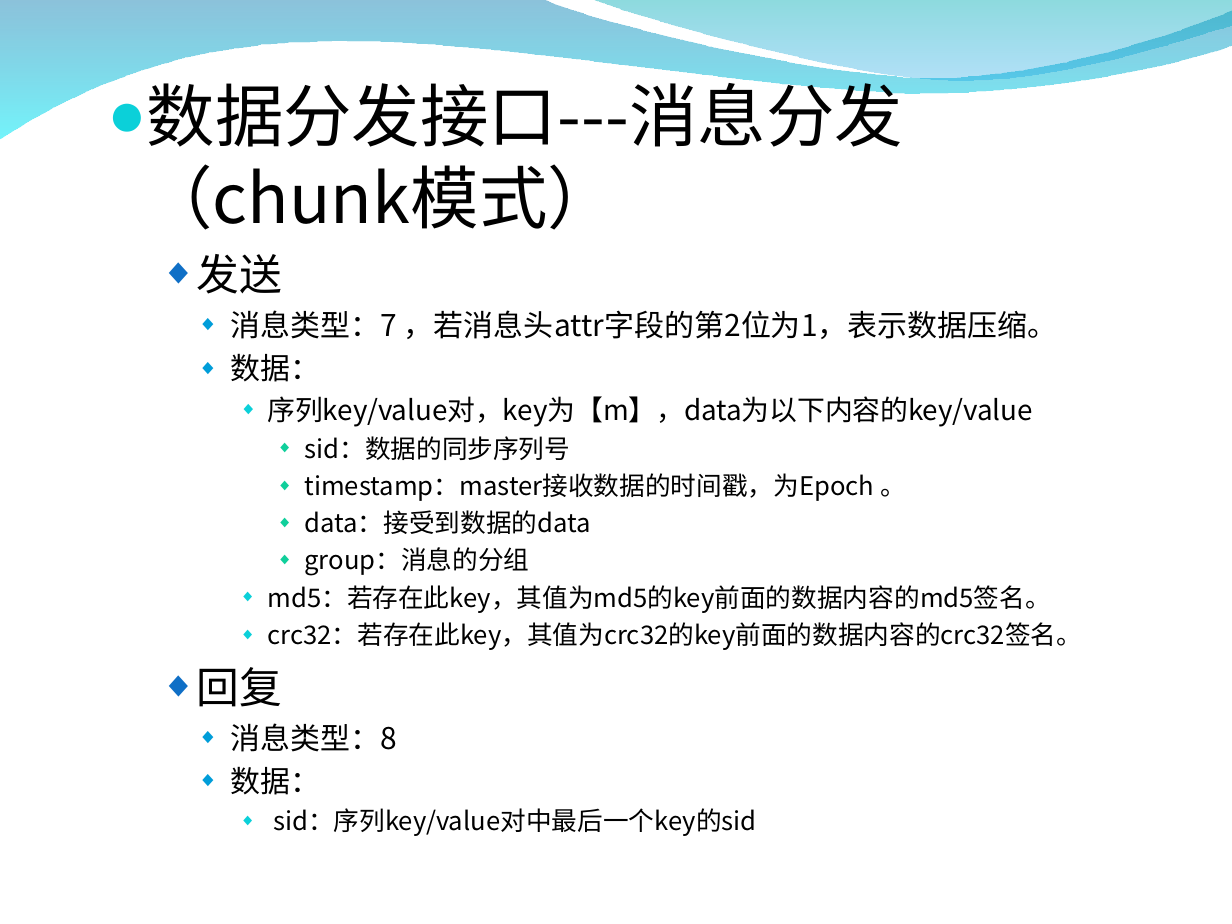
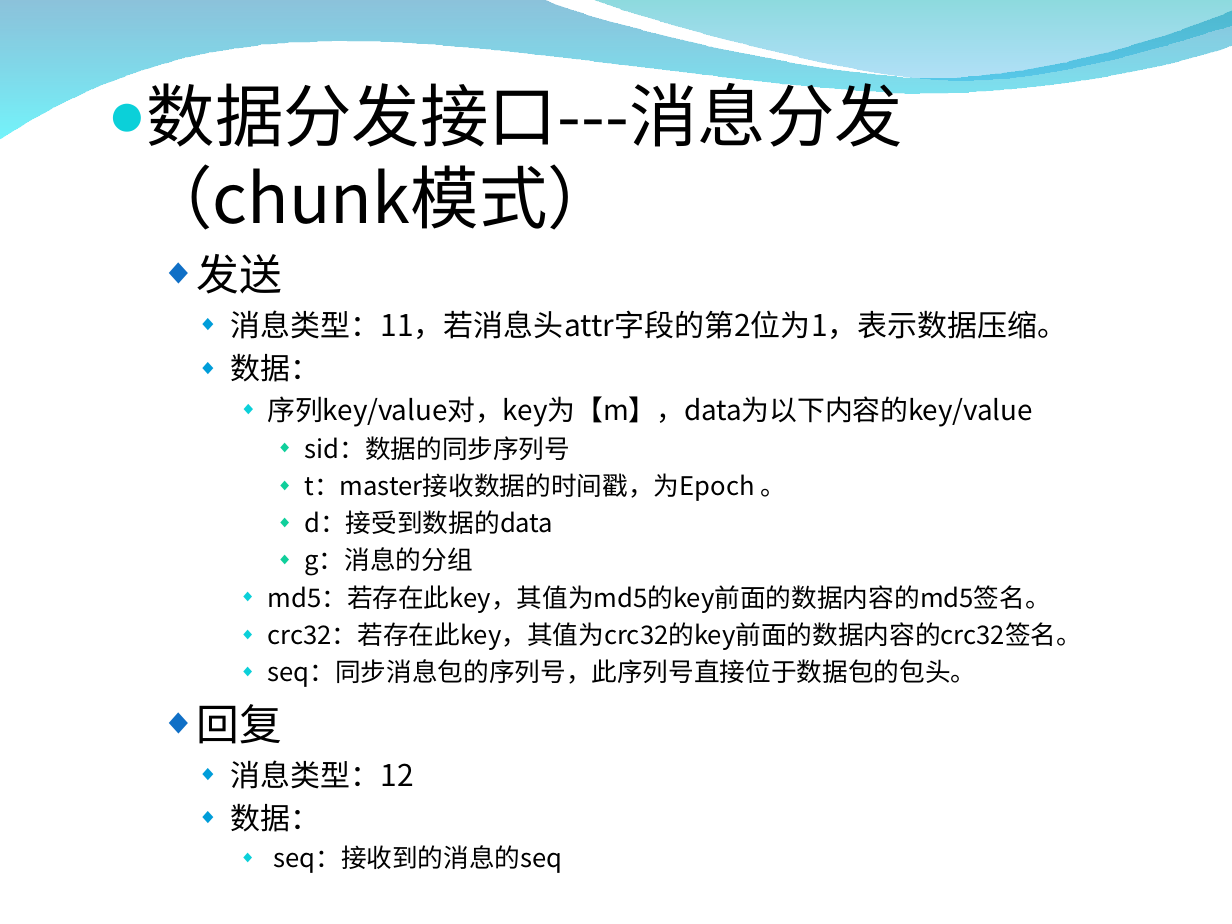
Before and after one commit to zxf1864/cwinux-mq, a slide deck: slide 19 of mq/doc/mq_introduce.ppt (slide 18 before the commit). Drawn at 1232x924 pixels with LibreOffice and Linux fonts; fonts in the diff are those of the drawing; background and template pictures are left out. Boxes give left, top, right and bottom in pixels: in the first picture for what was removed or moved away, otherwise in the second. Text is boxed around its words. In the diff, an @@ line names an element or a change of style, - is before the commit and + after.

```diff
--- a/mq/doc/mq_introduce.ppt
+++ b/mq/doc/mq_introduce.ppt
@@ text at bbox=[230, 310, 1067, 339]: text changed @@
-    ◆ 消息类型：7 ，若消息头attr字段的第2位为1，表示数据压缩。
+    ◆ 消息类型：11，若消息头attr字段的第2位为1，表示数据压缩。
@@ text at bbox=[304, 473, 787, 576]: text changed @@
-        ◆ timestamp：master接收数据的时间戳，为Epoch 。
-        ◆ data：接受到数据的data
-        ◆ group：消息的分组
+        ◆ t：master接收数据的时间戳，为Epoch 。
+        ◆ d：接受到数据的data
+        ◆ g：消息的分组
@@ text at bbox=[268, 659, 977, 687]: paragraph added @@
+      ◆ seq：同步消息包的序列号，此序列号直接位于数据包的包头。
@@ text at bbox=[230, 760, 413, 789]: text changed @@
-    ◆ 消息类型：8
+    ◆ 消息类型：12
@@ text at bbox=[273, 845, 563, 873]: text changed @@
-      ◆ sid：序列key/value对中最后一个key的sid
+      ◆ seq：接收到的消息的seq
```
Also in this commit, not shown: 13 other slides changed, 2 slides added, 1 slide removed, 1 other file.
